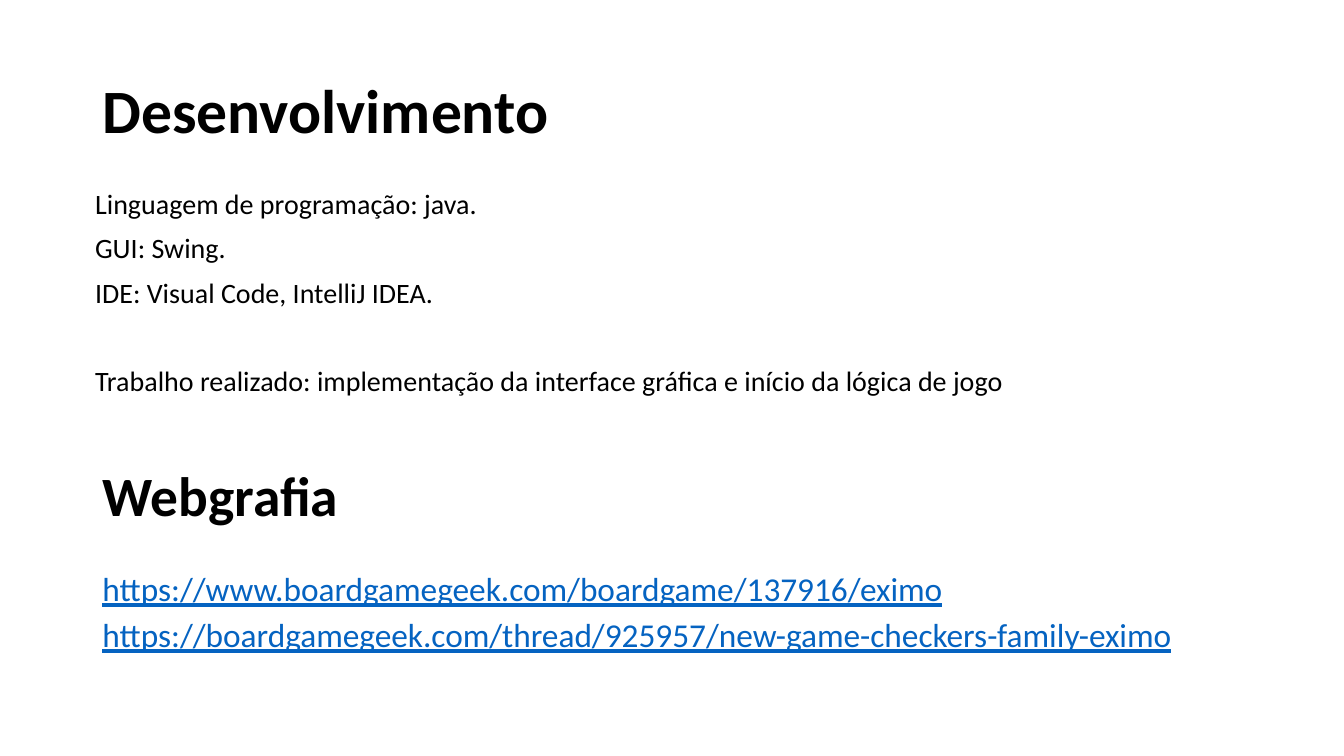
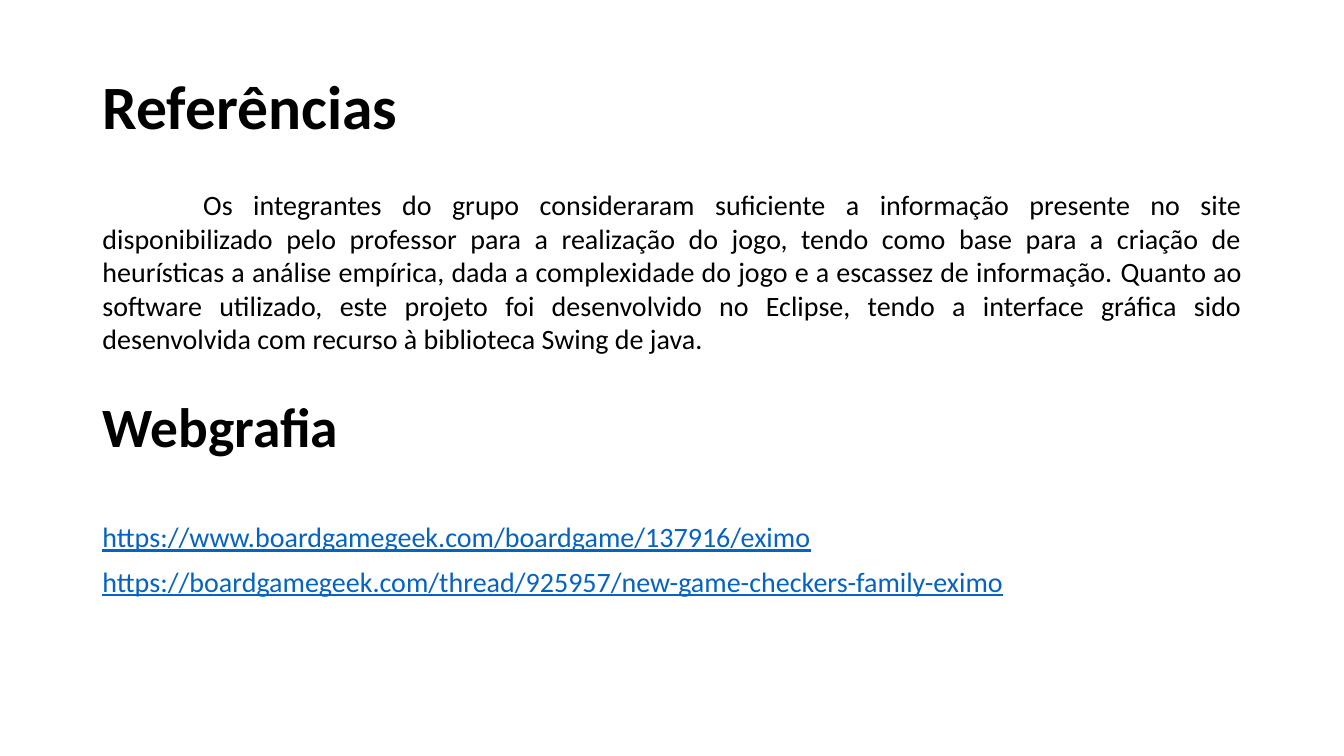
Before and after one commit to SergioDias47/Eximo, a slide deck: slide 13 of docs/IART-Eximo.pptx (slide 7 before the commit). Drawn at 1344x756 pixels with LibreOffice and Linux fonts; fonts in the diff are those of the drawing. Boxes give left, top, right and bottom in pixels: in the first picture for what was removed or moved away, otherwise in the second. Text is boxed around its words. In the diff, an @@ line names an element or a change of style, - is before the commit and + after.

```diff
--- a/docs/IART-Eximo.pptx
+++ b/docs/IART-Eximo.pptx
@@ text at (102, 85, 397, 130): text changed @@
-Desenvolvimento
+Referências
@@ text removed at (95, 194, 1002, 396) @@
-Linguagem de programação: java.
-GUI: Swing.
-IDE: Visual Code, IntelliJ IDEA.
-Trabalho realizado: implementação da interface gráfica e início da lógica de jogo
@@ text added at (102, 195, 1241, 354), 20 pt, text #000000 @@
+Os integrantes do grupo consideraram suficiente a informação presente no site disponibilizado pelo professor para a realização do jogo, tendo como base para a criação de heurísticas a análise empírica, dada a complexidade do jogo e a escassez de informação. Quanto ao software utilizado, este projeto foi desenvolvido no Eclipse, tendo a interface gráfica sido desenvolvida com recurso à biblioteca Swing de java.
@@ title "Webgrafia": place and size @@
-title "Webgrafia" at (102, 477, 338, 526)
+title "Webgrafia" at (102, 408, 338, 457)
@@ text "https://www.boardgamegeek.com/boardgame/137916/eximo": place and size @@
-text "https://www.boardgamegeek.com/boardgame/137916/eximo" at (102, 578, 1171, 653)
+text "https://www.boardgamegeek.com/boardgame/137916/eximo" at (102, 527, 1002, 597)
@@ text "https://www.boardgamegeek.com/boardgame/137916/eximo" at (102, 527, 1002, 597): size 23.8 to 20 pt; line spacing 0.8 to 0.9 @@
```
Also in this commit, not shown: 4 other slides changed, 7 slides added, 3 other files.
